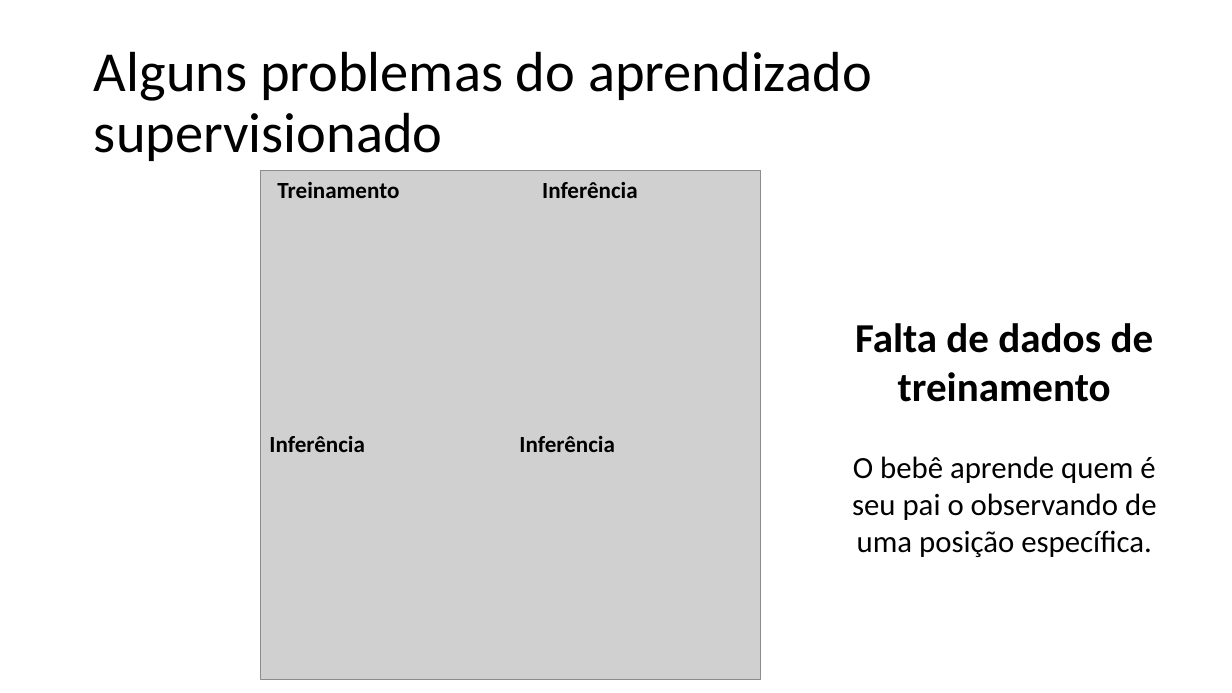
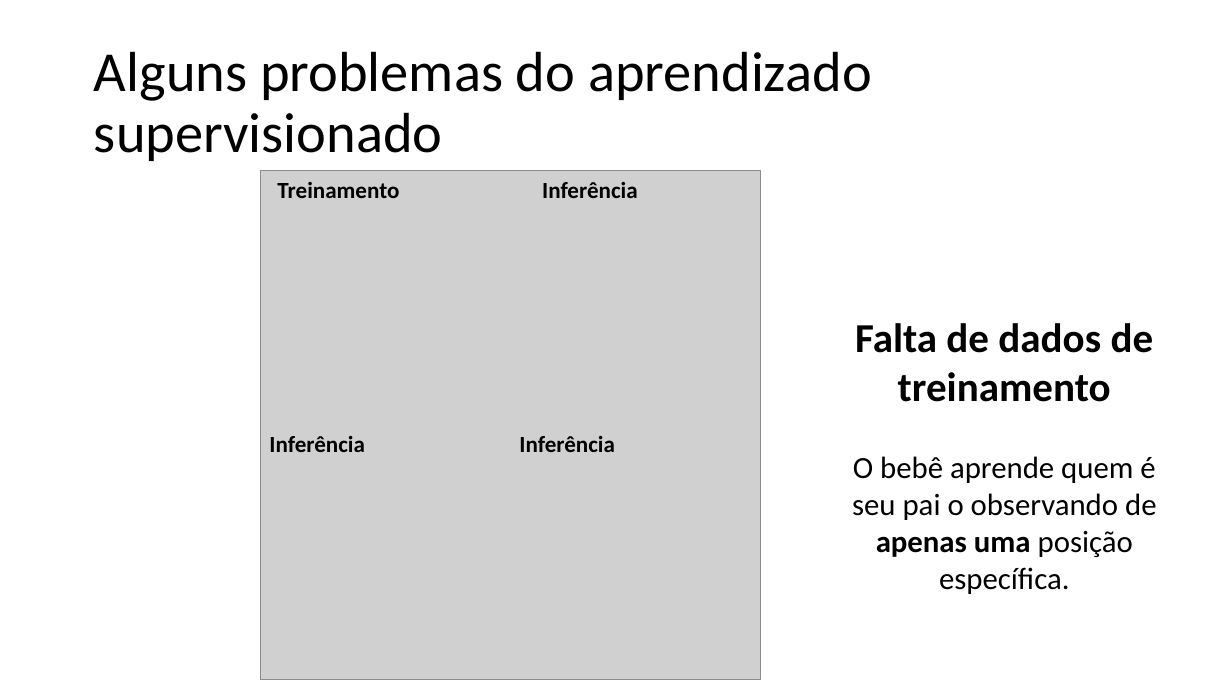
Before and after one commit to zz4fap/c24_inteligencia_artificial, a slide deck: slide 19 of slides/C24_Paradigmas.pptx. Drawn at 1232x693 pixels with LibreOffice and Linux fonts; fonts in the diff are those of the drawing; grey boxes stand for pictures. Boxes give left, top, right and bottom in pixels: in the first picture for what was removed or moved away, otherwise in the second. Text is boxed around its words. In the diff, an @@ line names an element or a change of style, - is before the commit and + after.

```diff
--- a/slides/C24_Paradigmas.pptx
+++ b/slides/C24_Paradigmas.pptx
@@ text at (x1=852, y1=456, x2=1156, y2=594): text changed @@
-O bebê aprende quem é seu pai o observando de uma posição específica.
+O bebê aprende quem é seu pai o observando de apenas uma posição específica.
```
Also in this commit, not shown: 12 other slides changed, 1 slide added, 1 other file.
